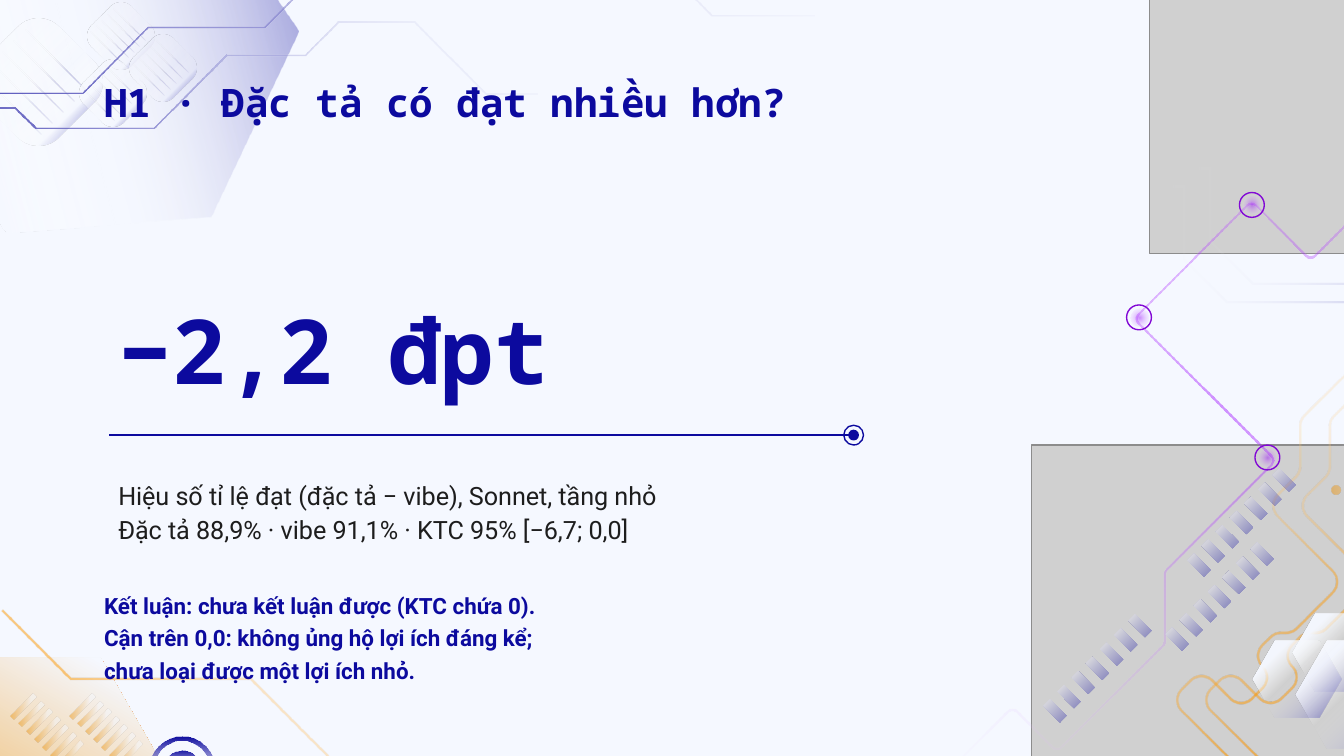
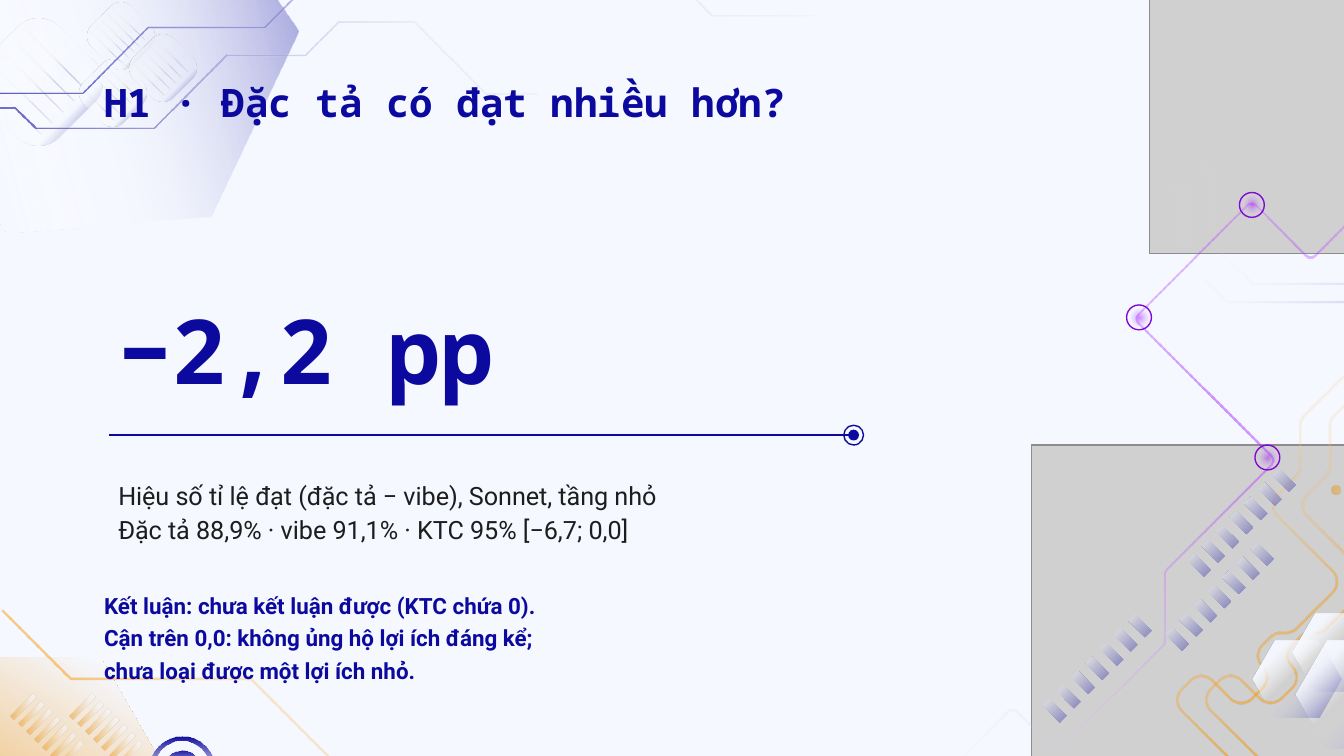
Before and after one commit to doanan293/vipharmind-ai-sdlc-study, a slide deck: slide 16 of docs/presentation/vipharmind-slides.pptx. Drawn at 1344x756 pixels with LibreOffice and Linux fonts; fonts in the diff are those of the drawing; grey boxes stand for pictures; background and template pictures are left out. Boxes give left, top, right and bottom in pixels: in the first picture for what was removed or moved away, otherwise in the second. Text is boxed around its words. In the diff, an @@ line names an element or a change of style, - is before the commit and + after.

```diff
--- a/docs/presentation/vipharmind-slides.pptx
+++ b/docs/presentation/vipharmind-slides.pptx
@@ text at bbox=[118, 319, 494, 406]: text changed @@
-−2,2 đpt
+−2,2 pp
```
Also in this commit, not shown: 16 other slides changed, 27 other files.
